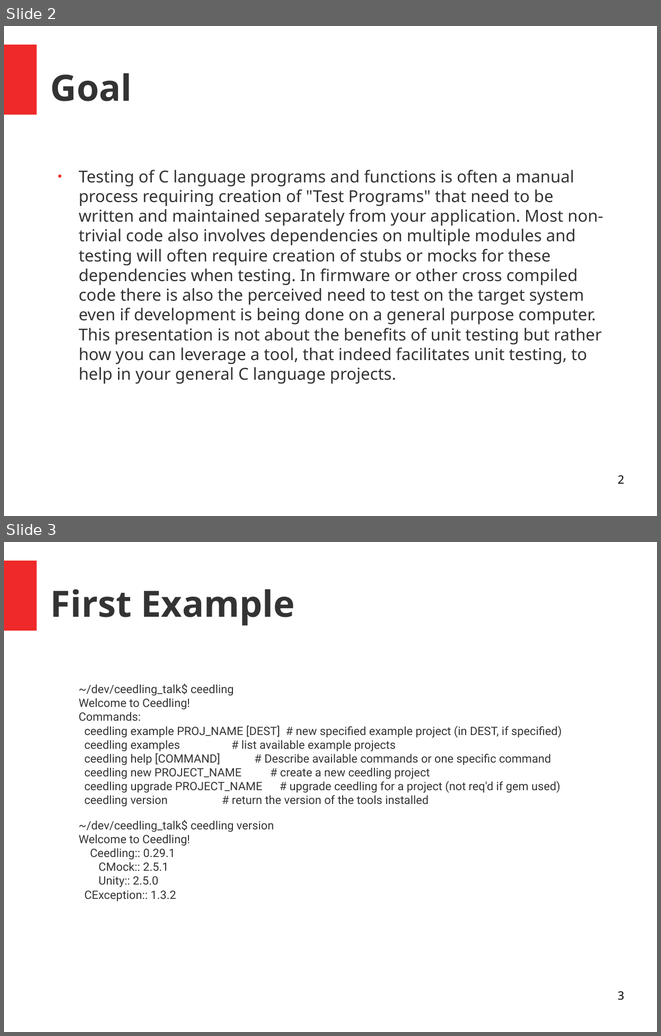
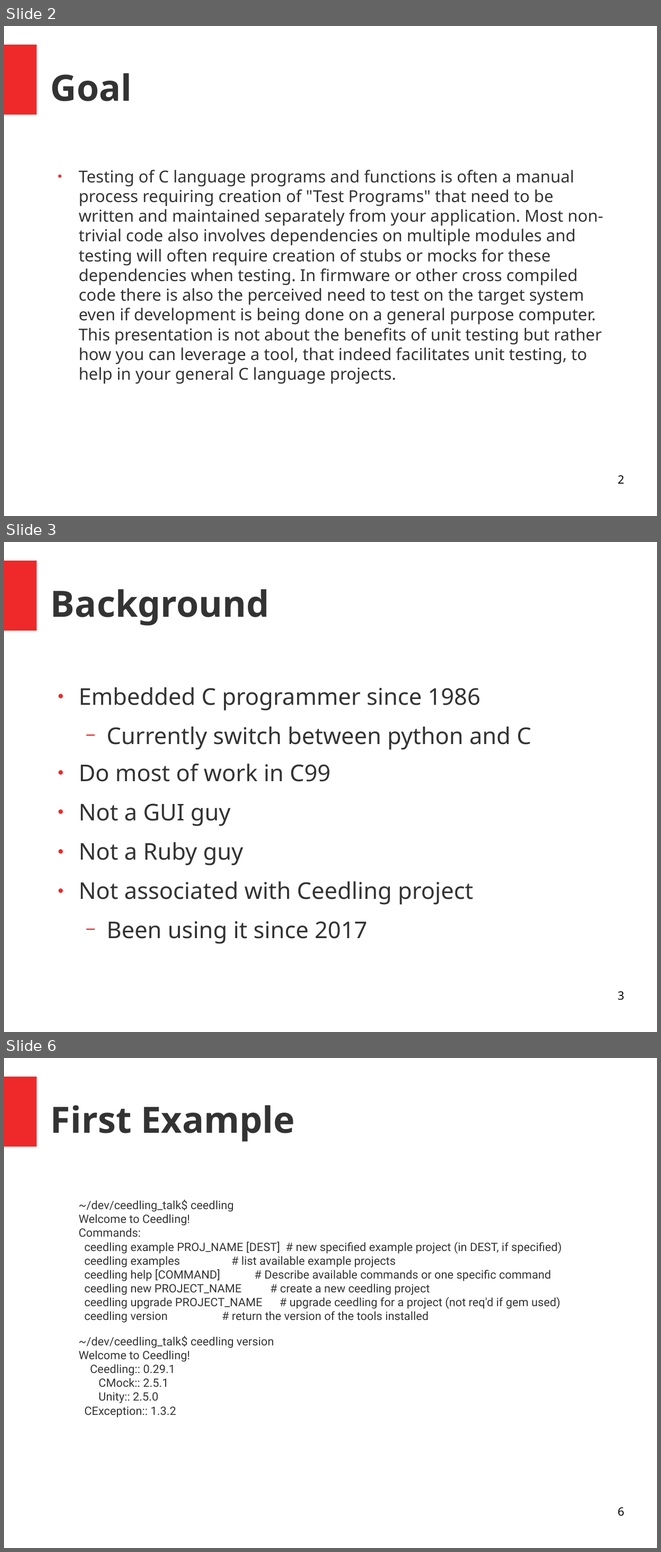
Before and after one commit to bd2357/ceedling_talk, a slide deck: ceedling_talk.odp. Shown one above the other, each under a label of ours: slides 2 and 3 before the commit, slides 2, 3 and 6 after it; the slides between them are not shown. The pictures are 661x1036 and 661x1552 pixels, drawn with LibreOffice and Linux fonts; fonts in the diff are those of the drawing. Boxes give left, top, right and bottom in pixels: in the first picture for what was removed or moved away, otherwise in the second. Text is boxed around its words. In the diff, an @@ line names an element or a change of style, - is before the commit and + after.

```diff
--- a/ceedling_talk.odp
+++ b/ceedling_talk.odp
@@ slide 3 added at (4, 542, 657, 1032), background #FFFFFF; not listed: 1 template element that a slide beside it also shows @@
@@ title added at (51, 589, 270, 626), 44 pt, text #333333, bold @@
+Background
@@ text added at (79, 687, 531, 944), 28 pt, text #333333 @@
+● Embedded C programmer since 1986
+  − Currently switch between python and C
+● Do most of work in C99
+● Not a GUI guy
+● Not a Ruby guy
+● Not associated with Ceedling project
+  − Been using it since 2017
@@ page number added at (618, 991, 624, 1000), 14 pt, text #000000 @@
+3
@@ what was slide 3 is now slide 6 @@
@@ page number at (618, 1507, 624, 1516): text changed @@
-3
+6
```
Also in this commit, not shown: 1 slide changed, 4 other slides added, 3 other files.
